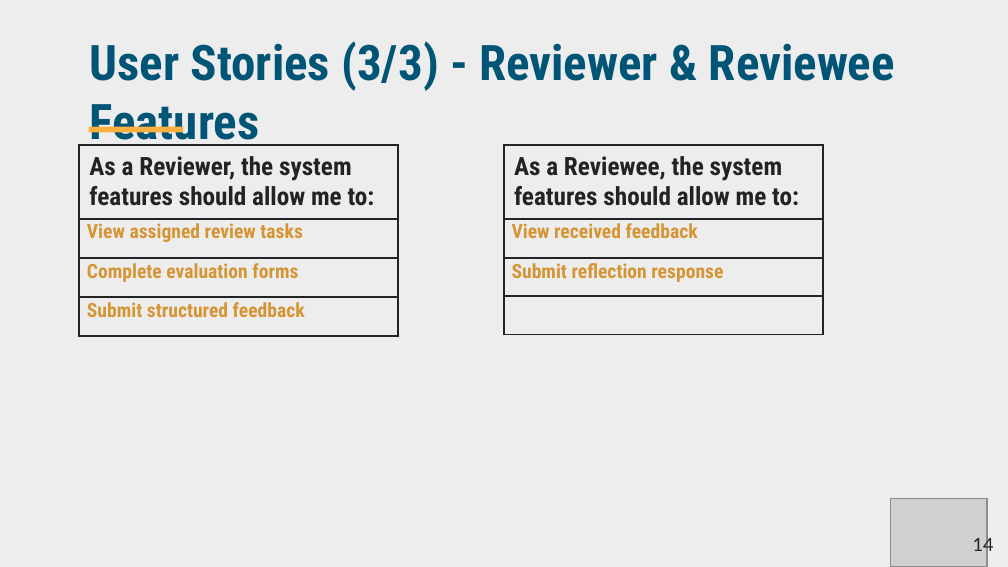
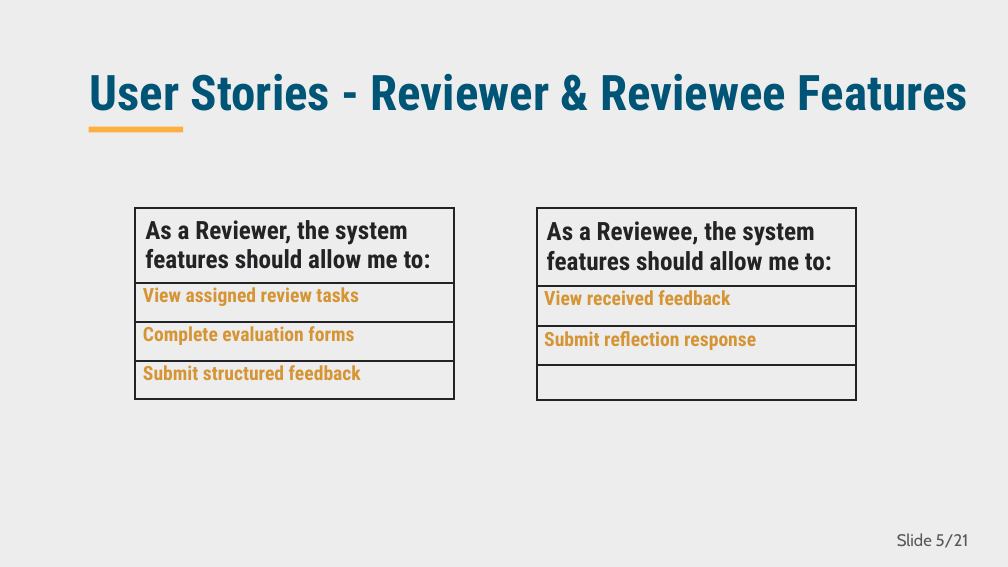
Before and after one commit to JeedaKotob/courseGenie, a slide deck: slide 5 of Deliverable3/Deliverable2_PPT_CourseGenie+.pptx (slide 14 before the commit). Drawn at 1008x567 pixels with LibreOffice and Linux fonts; fonts in the diff are those of the drawing; grey boxes stand for pictures; background and template pictures are left out. Boxes give left, top, right and bottom in pixels: in the first picture for what was removed or moved away, otherwise in the second. Text is boxed around its words. In the diff, an @@ line names an element or a change of style, - is before the commit and + after.

```diff
--- a/Deliverable3/Deliverable2_PPT_CourseGenie+.pptx
+++ b/Deliverable3/Deliverable2_PPT_CourseGenie+.pptx
@@ title at (x1=89, y1=73, x2=968, y2=111): text changed @@
-User Stories (3/3) - Reviewer & Reviewee Features
+User Stories - Reviewer & Reviewee Features
@@ table moved from (x1=80, y1=145, x2=398, y2=338) to (x1=135, y1=209, x2=454, y2=401) @@
@@ table moved from (x1=504, y1=145, x2=823, y2=337) to (x1=536, y1=208, x2=855, y2=400) @@
@@ picture removed at (x1=890, y1=499, x2=987, y2=567) @@
@@ page number at (x1=897, y1=533, x2=969, y2=548): text changed @@
-Slide 14/15
+Slide 5/21
@@ page number removed at (x1=936, y1=541, x2=975, y2=542) @@
-14
```
Also in this commit, not shown: 13 other slides changed, 1 slide added, 12 slides removed, 30 other files.
